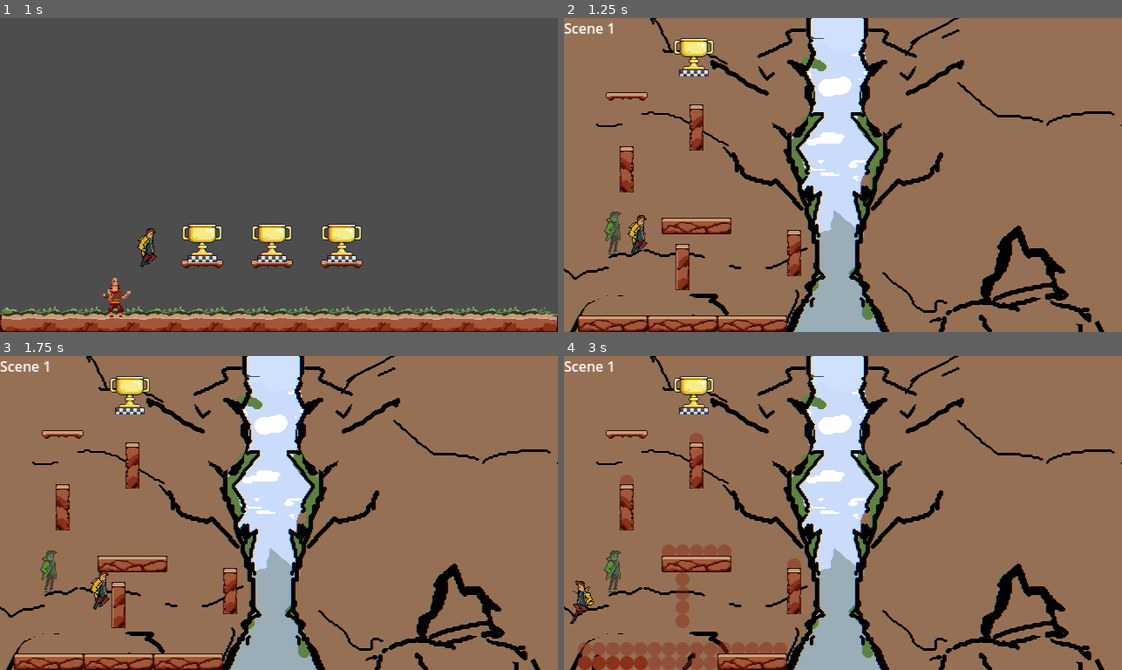
Above: before the commit, frames 1-4 (two rows, left to right).
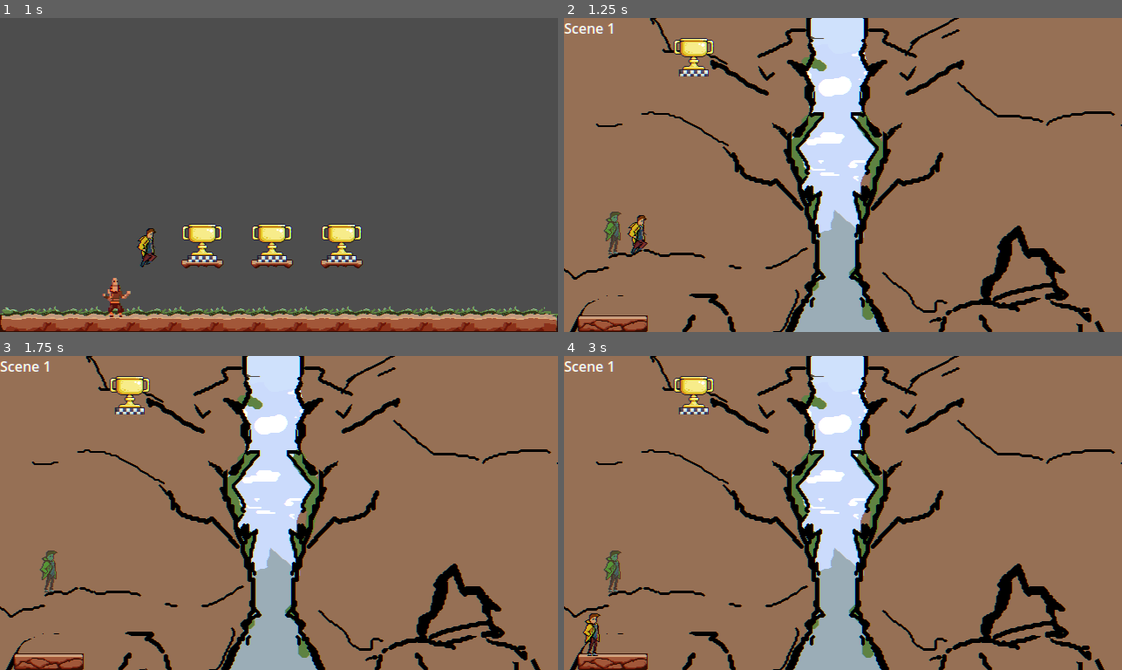
Above: after the commit, the same moments.

Repository: DeVelox/Niro
Game: Godot game, scene res://main.tscn
Same seed, same stepped clock (60 frames per second), same inputs: the game is played once before the commit and once after it.
Inputs:
- Up to frame 1 (1 s): hold D (right) from 0.53 s (still down); tap Shift (dash) at 0.6 s; tap Space (jump) at 0.77 s
- Up to frame 2 (1.25 s): keep holding D (right)
- Up to frame 3 (1.75 s): keep holding D (right); tap F (interact) at 1.35 s; tap Space (jump) at 1.52 s
- Up to frame 4 (3 s): release D (right) at 2.03 s; hold A (left) 2.03-2.78 s; tap Shift (dash) at 2.1 s; hold D (right) from 2.78 s (still down); tap F (interact) at 2.85 s

Frame 1 is identical in both runs. In frame 2, 3.8% of the frame differs, in the area x 7-43%, y 23-100%; in frame 3, 4.1%; in frame 4, 6.3%, in the area x 0-43%, y 23-100%.

Commit message:
A complete mess

Diff:
--- a/levels/tutorial/legs1.tscn
+++ b/levels/tutorial/legs1.tscn
@@ -32,6 +32,8 @@
 [node name="Scene1" parent="." node_paths=PackedStringArray("next") instance=ExtResource("3_s1u40")]
 layer_1/tile_data = PackedInt32Array(-131071, 524290, 8, -65535, 524290, 9, -131070, 589826, 8, -65534, 589826, 9, -131069, 655362, 8, -65533, 655362, 9, -131068, 720898, 8, -65532, 720898, 9, -131067, 786434, 8, -65531, 786434, 9)
 layer_3/tile_data = PackedInt32Array(-131071, 1, 262144, -131070, 1, 262144, -131069, 1, 262144, -131068, 1, 262144, -131067, 1, 262144)
+layer_4/tile_data = PackedInt32Array(-131071, 1, 327680, -65535, 1, 327680)
+layer_5/tile_data = PackedInt32Array(-131071, 1, 327680, -65535, 1, 327680, -65534, 1, 327680, -65533, 1, 327680, -131070, 1, 327680, -131069, 1, 327680, -131068, 1, 327680, -65532, 1, 327680, -131067, 1, 327680, -65531, 1, 327680)
 next = NodePath("../Scene2")
 
 [node name="Scene2" parent="." node_paths=PackedStringArray("prev", "next") instance=ExtResource("3_s1u40")]
@@ -39,13 +41,13 @@
 scale = Vector2(0.999999, 1)
 layer_1/tile_data = PackedInt32Array(-131071, 524290, 8, -65535, 524290, 9, -131070, 589826, 8, -65534, 589826, 9, -131 …(586 unchanged characters)…
 layer_3/tile_data = PackedInt32Array(-131061, 1, 262144, -131060, 1, 262144, -131059, 1, 262144, -131058, 1, 262144, -131057, 1, 262144)
-layer_4/tile_data = PackedInt32Array(-131066, 1, 131072, -65 …(405 unchanged characters)… , -327672, 1, 131072, -262136, 1, 131072)
-layer_5/tile_data = PackedInt32Array(-458744, 1, 196608, -393208, 1, 196608, -327672, 1, 196608, -262136, 1, 196608, -65530, 1, 196608, -131067, 1, 196608, -65531, 1, 196608, -65532, 1, 196608, -131068, 1, 196608, -131069, 1, 196608, -65533, 1, 196608, -65534, 1, 196608, -131070, 1, 196608, -131062, 1, 196608, -65526, 1, 196608, -65527, 1, 196608, -131063, 1, 196608, -131064, 1, 196608, -65528, 1, 196608, -65529, 1, 196608, -131065, 1, 196608, -131066, 1, 196608, -131071, 1, 196608, -65535, 1, 196608)
+layer_4/tile_data = PackedInt32Array(-131066, 1, 131072, -65 …(405 unchanged characters)… , -327672, 1, 131072, -262136, 1, 131072, -131071, 1, 327680, -65535, 1, 327680, -65534, 1, 327680, -131070, 1, 327680, -131069, 1, 327680, -65533, 1, 327680, -65532, 1, 327680, -131068, 1, 327680, -131067, 1, 327680, -65531, 1, 327680)
+layer_5/tile_data = PackedInt32Array(-458744, 1, 196608, -393208, 1, 196608, -327672, 1, 196608, -262136, 1, 196608, -65530, 1, 196608, -131062, 1, 196608, -65526, 1, 196608, -65527, 1, 196608, -131063, 1, 196608, -131064, 1, 196608, -65528, 1, 196608, -65529, 1, 196608, -131065, 1, 196608, -131066, 1, 196608, -131071, 1, 196608, -65535, 1, 196608, -65534, 1, 196608, -131070, 1, 196608, -131069, 1, 196608, -131068, 1, 196608, -65533, 1, 196608, -65532, 1, 196608, -65531, 1, 196608, -131067, 1, 196608, -131061, 1, 327680, -65525, 1, 327680, -65524, 1, 327680, -131060, 1, 327680, -65523, 1, 327680, -131059, 1, 327680, -65522, 1, 327680, -131058, 1, 327680, -131057, 1, 327680, -65521, 1, 327680)
 prev = NodePath("../Scene1")
 next = NodePath("../Scene3")
 
 [node name="Scene3" parent="." node_paths=PackedStringArray("prev") instance=ExtResource("3_s1u40")]
 layer_1/tile_data = PackedInt32Array(-131061, 524290, 8, -65525, 524290, 9, -131060, 589826, 8, -65524, 589826, 9, -131 …(744 unchanged characters)…
-layer_4/tile_data = PackedInt32Array(-458736, 1, 131072, -39 …(377 unchanged characters)… , -983031, 1, 131072, -917495, 1, 131072)
+layer_4/tile_data = PackedInt32Array(-458736, 1, 131072, -39 …(377 unchanged characters)… , -983031, 1, 131072, -917495, 1, 131072, -1179645, 1, 131072, -1114109, 1, 131072, -1114108, 1, 131072, -1114107, 1, 131072, -1179643, 1, 131072, -1179644, 1, 131072)
 layer_5/tile_data = PackedInt32Array(-524272, 1, 196608, -458736, 1, 196608, -393200, 1, 196608, -327664, 1, 196608, -1 …(554 unchanged characters)…
 prev = NodePath("../Scene2")
--- a/prefabs/level design/tilemap.tscn
+++ b/prefabs/level design/tilemap.tscn
@@ -1,10 +1,11 @@
-[gd_scene load_steps=18 format=3 uid="uid://bb44qdp7l5m62"]
+[gd_scene load_steps=19 format=3 uid="uid://bb44qdp7l5m62"]
 
 [ext_resource type="PackedScene" uid="uid://dlklgdcq4kqso" path="res://prefabs/utility library/crumble.tscn" id="2_1n421"]
 [ext_resource type="PackedScene" uid="uid://b12hj7neipff4" path="res://prefabs/utility library/fade_in.tscn" id="3_h2qxq"]
 [ext_resource type="PackedScene" uid="uid://divg2wpskqech" path="res://prefabs/level design/fader.tscn" id="4_abu28"]
 [ext_resource type="PackedScene" uid="uid://dp1stkmcgwbsy" path="res://prefabs/utility library/fade_out.tscn" id="4_gbmcw"]
 [ext_resource type="Texture2D" uid="uid://kvn6l81uo2s2" path="res://assets/elliot/Tileset_v1.png" id="5_dv1wt"]
+[ext_resource type="PackedScene" uid="uid://dw02qg7s6csb2" path="res://prefabs/utility library/stay.tscn" id="5_kmng6"]
 [ext_resource type="Texture2D" uid="uid://deta4w743l42v" path="res://assets/elliot/fadein v1.png" id="6_uke8l"]
 [ext_resource type="Script" path="res://scripts/tilemap.gd" id="7_ljndr"]
 [ext_resource type="Texture2D" uid="uid://c0xe52h2ypsux" path="res://assets/elliot/fadeout v1.png" id="7_pgacq"]
@@ -17,6 +18,7 @@
 scenes/2/scene = ExtResource("3_h2qxq")
 scenes/3/scene = ExtResource("4_gbmcw")
 scenes/4/scene = ExtResource("4_abu28")
+scenes/5/scene = ExtResource("5_kmng6")
 
 [sub_resource type="TileSetAtlasSource" id="TileSetAtlasSource_bxd8i"]
 resource_name = "Static"
--- /dev/null
+++ b/prefabs/utility library/stay.tscn
@@ -0,0 +1,15 @@
+[gd_scene load_steps=3 format=3 uid="uid://dw02qg7s6csb2"]
+
+[ext_resource type="Script" path="res://scripts/fade.gd" id="1_u7fgt"]
+
+[sub_resource type="CircleShape2D" id="CircleShape2D_yjkqt"]
+
+[node name="Stay" type="Node2D" groups=["stay"]]
+script = ExtResource("1_u7fgt")
+
+[node name="marker" type="Area2D" parent="."]
+
+[node name="CollisionShape2D" type="CollisionShape2D" parent="marker"]
+position = Vector2(-5, 5)
+scale = Vector2(0.15, 0.15)
+shape = SubResource("CircleShape2D_yjkqt")
--- a/scripts/fade.gd
+++ b/scripts/fade.gd
@@ -3,15 +3,18 @@
 var vision: bool = Upgrades.check(Upgrades.Type.VISION)
 
 
-func fade_in(tilemap: TileMap) -> void:
-	_fade(tilemap, true)
+func fade_in(tilemap: TileMap, temp: int) -> void:
+	_fade(tilemap, temp, Scene.Source.FADEIN)
 
 
-func fade_out(tilemap: TileMap) -> void:
-	_fade(tilemap, false)
+func fade_out(tilemap: TileMap, temp: int) -> void:
+	_fade(tilemap, temp, Scene.Source.FADEOUT)
+
+func stay(tilemap: TileMap, temp: int) -> void:
+	_fade(tilemap, temp, Scene.Source.TILE)
 
 
-func _fade(tilemap: TileMap, fade: bool) -> void:
+func _fade(tilemap: TileMap, temp: int, fade: int) -> void:
 	if vision:
-		Scene.fade_animation(tilemap, 2, position, fade, 6)
-	Scene.fade_animation(tilemap, 1, position, fade, 6)
+		Scene.fade_animation(tilemap, 2, position, fade, temp)
+	Scene.fade_animation(tilemap, 1, position, fade, temp)
--- a/scripts/fader.gd
+++ b/scripts/fader.gd
@@ -8,7 +8,7 @@
 	if body.is_in_group("players"):
 		if tilemap.delay:
 			await get_tree().create_timer(tilemap.delay).timeout
-		Scene.should_fade.emit(get_parent())
+		Scene.should_fade.emit(tilemap)
 		_disable_collision()
 
 
--- a/scripts/singleton/scene_manager.gd
+++ b/scripts/singleton/scene_manager.gd
@@ -2,6 +2,8 @@
 
 signal destroy
 signal should_fade(tilemap: TileMap)
+
+enum Source {TILE = 2, FADEIN = 5, FADEOUT = 6}
 
 var current_scene: String
 var current_level: Node2D
@@ -213,21 +215,23 @@
 
 
 func fade_in(tilemap: TileMap) -> void:
-	_toggle_layers(tilemap, false)
+	toggle_layers(tilemap, false)
 	var temp = _add_temp_layer(tilemap)
 
-	get_tree().call_group.call_deferred("fade_in", "fade_in", tilemap)
+	get_tree().call_group("stay", "stay", tilemap, temp)
+	get_tree().call_group("fade_in", "fade_in", tilemap, temp)
 	await get_tree().create_timer(1).timeout
 
 	_remove_temp_layer(tilemap, temp)
-	_toggle_layers.call_deferred(tilemap, true)
+	toggle_layers(tilemap, true)
 
 
 func fade_out(tilemap: TileMap) -> void:
-	_toggle_layers(tilemap, false)
+	toggle_layers(tilemap, false)
 	var temp = _add_temp_layer(tilemap)
 
-	get_tree().call_group.call_deferred("fade_out", "fade_out", tilemap)
+	get_tree().call_group("stay", "stay", tilemap, temp)
+	get_tree().call_group("fade_out", "fade_out", tilemap, temp)
 	await get_tree().create_timer(1).timeout
 
 	_remove_temp_layer(tilemap, temp)
@@ -244,19 +248,19 @@
 	tilemap.remove_layer(layer)
 
 
-func _toggle_layers(tilemap: TileMap, state: bool) -> void:
+func toggle_layers(tilemap: TileMap, state: bool) -> void:
 	for i in tilemap.get_layers_count():
 		tilemap.set_layer_enabled(i, state)
 
 
-func fade_animation(tilemap: TileMap, layer: int, position: Vector2, fade: bool, temp: int) -> void:
+func fade_animation(tilemap: TileMap, layer: int, position: Vector2, source: int, temp: int) -> void:
 	var pos: Vector2i = tilemap.local_to_map(position)
 	var tile: Vector2i = tilemap.get_cell_atlas_coords(layer, pos)
 	var anim: Vector2i = Scene.get_anim(tile)
-	var srcid: int = 5 if fade else 6
-
-	tilemap.set_cell(temp, pos, srcid, anim)
-
+	if source == Source.TILE:
+		tilemap.set_cell(temp, pos, source, tile)
+	else:
+		tilemap.set_cell(temp, pos, source, anim)
 
 func _get_atlas_coords_for_all_tiles(tilemap: TileMap, layer: int) -> Array[Vector2i]:
 	var atlas: Array[Vector2i] = []
--- a/scripts/tilemap.gd
+++ b/scripts/tilemap.gd
@@ -7,6 +7,7 @@
 # Called when the node enters the scene tree for the first time.
 func _ready() -> void:
 	if next:
+		Scene.toggle_layers(next, false)
 		Scene.should_fade.connect(_fade)
 
 
Binary file changed: assets/temp/debug_fade_in.png
Binary file changed: assets/temp/debug_fade_out.png
